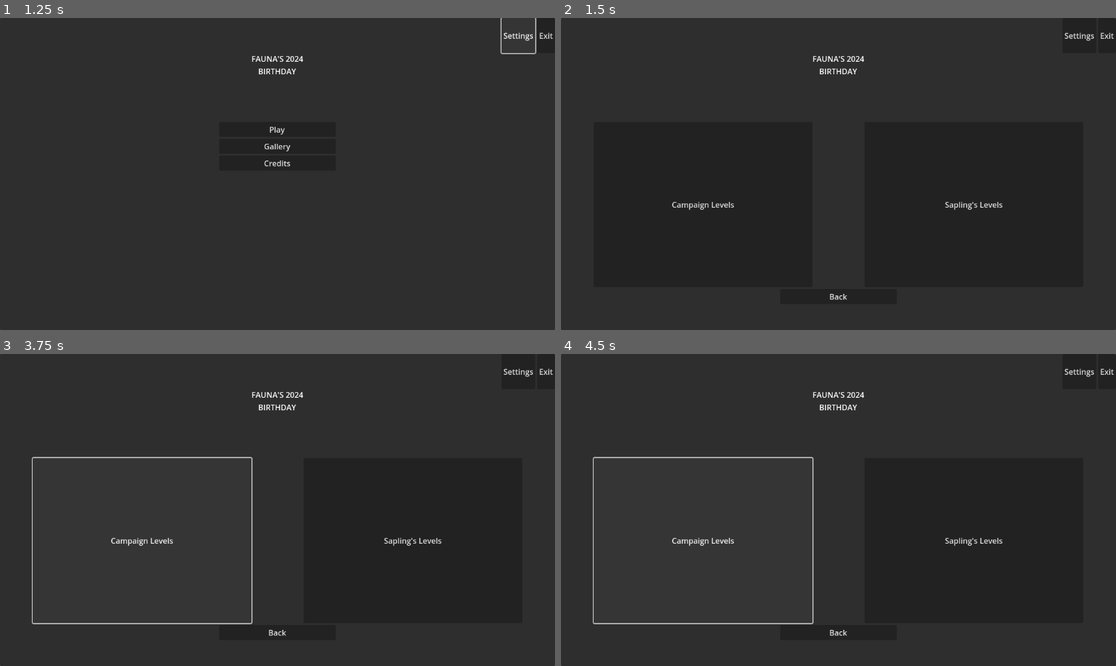
Above: before the commit, frames 1-4 (two rows, left to right).
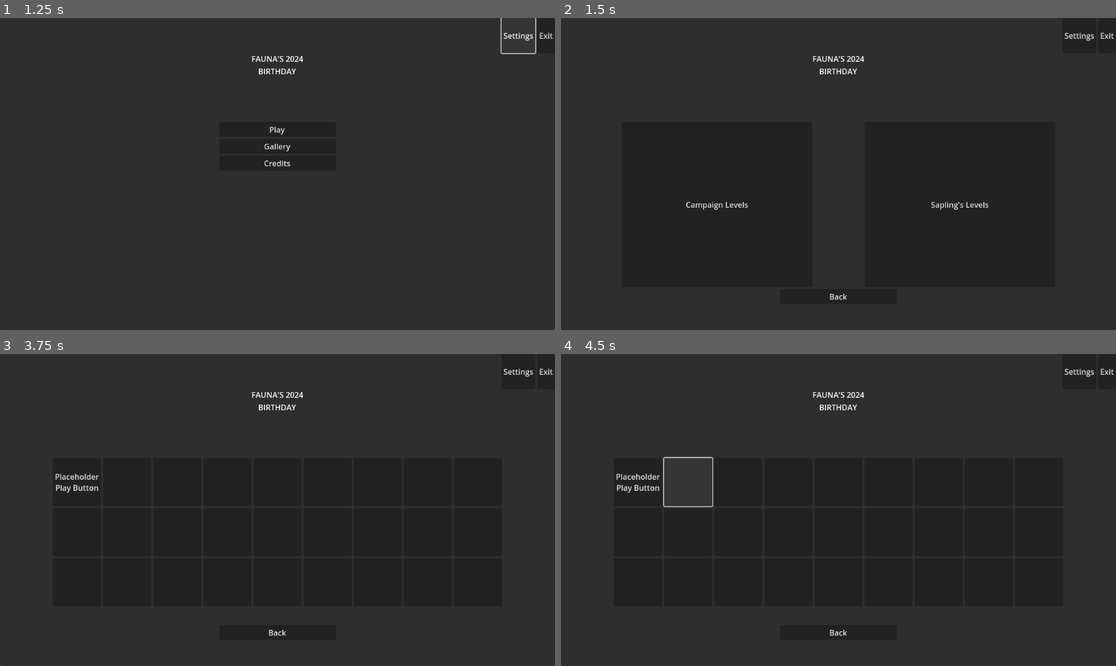
Above: after the commit, the same moments.

Repository: Saplings-Projects/Birthday-2024
Game: Godot game, scene res://MainScenes/main_menu.tscn
Two runs of this game, one before a commit and one after it. Both use one fixed random seed, a clock stepped at 60 frames per second and the inputs below.
Inputs (mouse positions are in pixels of both pictures, inside the frame that each line leads up to):
- Up to frame 1 (1.25 s): click "Settings" at 0.5 s
- Up to frame 2 (1.5 s): click "Play" at 1.25 s
- Up to frame 3 (3.75 s): click "Back" at 2 s; click "Play" at 2.75 s; click "Campaign Levels" at 3.5 s
- Up to frame 4 (4.5 s): click (688, 481) at 4.27 s

Frame 1 is identical in both runs. In frame 2, 0.3% of the frame differs, in the area x 20-80%, y 58-62%; in frame 3, 1.0%; in frame 4, 1.0%, in the area x 5-80%, y 32-87%.

Commit message:
implemented level select screen for campaign levels, connected it to campaign selection menu and play screen

Diff:
--- /dev/null
+++ b/Birthday-2024-Project/ScenePrefabs/CampaignLevelSelectMenu.tscn
@@ -0,0 +1,205 @@
+[gd_scene load_steps=2 format=3 uid="uid://lma3uuskmlpo"]
+
+[ext_resource type="Script" path="res://Scripts/UI/LevelSelectMenus/CampaignLevelsSelectMenu.gd" id="1_mlssn"]
+
+[node name="CampaignLevelSelectMenu" type="Control"]
+layout_mode = 3
+anchors_preset = 15
+anchor_right = 1.0
+anchor_bottom = 1.0
+grow_horizontal = 2
+grow_vertical = 2
+script = ExtResource("1_mlssn")
+
+[node name="Panel" type="Panel" parent="."]
+layout_mode = 1
+anchors_preset = 15
+anchor_right = 1.0
+anchor_bottom = 1.0
+grow_horizontal = 2
+grow_vertical = 2
+
+[node name="Title" type="Label" parent="Panel"]
+layout_mode = 1
+anchors_preset = 14
+anchor_top = 0.5
+anchor_right = 1.0
+anchor_bottom = 0.5
+offset_top = -251.0
+offset_bottom = -108.0
+grow_horizontal = 2
+grow_vertical = 2
+size_flags_horizontal = 4
+text = "FAUNA'S 2024
+BIRTHDAY"
+horizontal_alignment = 1
+
+[node name="Utility Buttons" type="HBoxContainer" parent="Panel"]
+layout_mode = 1
+anchors_preset = 10
+anchor_right = 1.0
+offset_bottom = 73.0
+grow_horizontal = 2
+alignment = 2
+
+[node name="Settings Button" type="Button" parent="Panel/Utility Buttons"]
+layout_mode = 2
+text = "Settings"
+
+[node name="Exit Button" type="Button" parent="Panel/Utility Buttons"]
+layout_mode = 2
+text = "Exit"
+
+[node name="All Buttons" type="VBoxContainer" parent="Panel"]
+layout_mode = 1
+anchors_preset = 7
+anchor_left = 0.5
+anchor_top = 1.0
+anchor_right = 0.5
+anchor_bottom = 1.0
+offset_left = -466.0
+offset_top = -432.0
+offset_right = 466.0
+grow_horizontal = 2
+grow_vertical = 0
+
+[node name="Campaign Level Select Buttons" type="GridContainer" parent="Panel/All Buttons"]
+layout_mode = 2
+size_flags_vertical = 3
+columns = 9
+
+[node name="Placeholder Play Button" type="Button" parent="Panel/All Buttons/Campaign Level Select Buttons"]
+custom_minimum_size = Vector2(100, 100)
+layout_mode = 2
+text = "Placeholder
+Play Button"
+
+[node name="Button2" type="Button" parent="Panel/All Buttons/Campaign Level Select Buttons"]
+custom_minimum_size = Vector2(100, 100)
+layout_mode = 2
+
+[node name="Button3" type="Button" parent="Panel/All Buttons/Campaign Level Select Buttons"]
+custom_minimum_size = Vector2(100, 100)
+layout_mode = 2
+
+[node name="Button4" type="Button" parent="Panel/All Buttons/Campaign Level Select Buttons"]
+custom_minimum_size = Vector2(100, 100)
+layout_mode = 2
+
+[node name="Button5" type="Button" parent="Panel/All Buttons/Campaign Level Select Buttons"]
+custom_minimum_size = Vector2(100, 100)
+layout_mode = 2
+
+[node name="Button6" type="Button" parent="Panel/All Buttons/Campaign Level Select Buttons"]
+custom_minimum_size = Vector2(100, 100)
+layout_mode = 2
+
+[node name="Button7" type="Button" parent="Panel/All Buttons/Campaign Level Select Buttons"]
+custom_minimum_size = Vector2(100, 100)
+layout_mode = 2
+
+[node name="Button8" type="Button" parent="Panel/All Buttons/Campaign Level Select Buttons"]
+custom_minimum_size = Vector2(100, 100)
+layout_mode = 2
+
+[node name="Button9" type="Button" parent="Panel/All Buttons/Campaign Level Select Buttons"]
+custom_minimum_size = Vector2(100, 100)
+layout_mode = 2
+
+[node name="Button10" type="Button" parent="Panel/All Buttons/Campaign Level Select Buttons"]
+custom_minimum_size = Vector2(100, 100)
+layout_mode = 2
+
+[node name="Button11" type="Button" parent="Panel/All Buttons/Campaign Level Select Buttons"]
+custom_minimum_size = Vector2(100, 100)
+layout_mode = 2
+
+[node name="Button12" type="Button" parent="Panel/All Buttons/Campaign Level Select Buttons"]
+custom_minimum_size = Vector2(100, 100)
+layout_mode = 2
+
+[node name="Button13" type="Button" parent="Panel/All Buttons/Campaign Level Select Buttons"]
+custom_minimum_size = Vector2(100, 100)
+layout_mode = 2
+
+[node name="Button14" type="Button" parent="Panel/All Buttons/Campaign Level Select Buttons"]
+custom_minimum_size = Vector2(100, 100)
+layout_mode = 2
+
+[node name="Button15" type="Button" parent="Panel/All Buttons/Campaign Level Select Buttons"]
+custom_minimum_size = Vector2(100, 100)
+layout_mode = 2
+
+[node name="Button16" type="Button" parent="Panel/All Buttons/Campaign Level Select Buttons"]
+custom_minimum_size = Vector2(100, 100)
+layout_mode = 2
+
+[node name="Button17" type="Button" parent="Panel/All Buttons/Campaign Level Select Buttons"]
+custom_minimum_size = Vector2(100, 100)
+layout_mode = 2
+
+[node name="Button18" type="Button" parent="Panel/All Buttons/Campaign Level Select Buttons"]
+custom_minimum_size = Vector2(100, 100)
+layout_mode = 2
+
+[node name="Button19" type="Button" parent="Panel/All Buttons/Campaign Level Select Buttons"]
+custom_minimum_size = Vector2(100, 100)
+layout_mode = 2
+
+[node name="Button20" type="Button" parent="Panel/All Buttons/Campaign Level Select Buttons"]
+custom_minimum_size = Vector2(100, 100)
+layout_mode = 2
+
+[node name="Button21" type="Button" parent="Panel/All Buttons/Campaign Level Select Buttons"]
+custom_minimum_size = Vector2(100, 100)
+layout_mode = 2
+
+[node name="Button22" type="Button" parent="Panel/All Buttons/Campaign Level Select Buttons"]
+custom_minimum_size = Vector2(100, 100)
+layout_mode = 2
+
+[node name="Button23" type="Button" parent="Panel/All Buttons/Campaign Level Select Buttons"]
+custom_minimum_size = Vector2(100, 100)
+layout_mode = 2
+
+[node name="Button24" type="Button" parent="Panel/All Buttons/Campaign Level Select Buttons"]
+custom_minimum_size = Vector2(100, 100)
+layout_mode = 2
+
+[node name="Button25" type="Button" parent="Panel/All Buttons/Campaign Level Select Buttons"]
+custom_minimum_size = Vector2(100, 100)
+layout_mode = 2
+
+[node name="Button26" type="Button" parent="Panel/All Buttons/Campaign Level Select Buttons"]
+custom_minimum_size = Vector2(100, 100)
+layout_mode = 2
+
+[node name="Button27" type="Button" parent="Panel/All Buttons/Campaign Level Select Buttons"]
+custom_minimum_size = Vector2(100, 100)
+layout_mode = 2
+
+[node name="Back Button Container" type="HBoxContainer" parent="Panel/All Buttons"]
+custom_minimum_size = Vector2(0, 31)
+layout_mode = 2
+
+[node name="LeftMargin" type="MarginContainer" parent="Panel/All Buttons/Back Button Container"]
+layout_mode = 2
+size_flags_horizontal = 3
+
+[node name="Back Button" type="Button" parent="Panel/All Buttons/Back Button Container"]
+custom_minimum_size = Vector2(242, 0)
+layout_mode = 2
+text = "Back"
+
+[node name="Right Margin" type="MarginContainer" parent="Panel/All Buttons/Back Button Container"]
+layout_mode = 2
+size_flags_horizontal = 3
+
+[node name="Bottom Margin" type="MarginContainer" parent="Panel/All Buttons"]
+custom_minimum_size = Vector2(0, 50)
+layout_mode = 2
+
+[connection signal="button_up" from="Panel/Utility Buttons/Settings Button" to="." method="on_settings_clicked"]
+[connection signal="button_up" from="Panel/Utility Buttons/Exit Button" to="." method="on_exit_clicked"]
+[connection signal="button_up" from="Panel/All Buttons/Campaign Level Select Buttons/Placeholder Play Button" to="." method="on_play_clicked"]
+[connection signal="button_up" from="Panel/All Buttons/Back Button Container/Back Button" to="." method="on_back_clicked"]
--- a/Birthday-2024-Project/ScenePrefabs/CampaignSelectMenu.tscn
+++ b/Birthday-2024-Project/ScenePrefabs/CampaignSelectMenu.tscn
@@ -57,9 +57,9 @@
 anchor_top = 1.0
 anchor_right = 0.5
 anchor_bottom = 1.0
-offset_left = -504.0
+offset_left = -450.0
 offset_top = -432.0
-offset_right = 504.0
+offset_right = 450.0
 grow_horizontal = 2
 grow_vertical = 0
 
@@ -86,8 +86,8 @@
 layout_mode = 2
 
 [node name="LeftMargin" type="MarginContainer" parent="Panel/All Buttons/Back Button Container"]
-custom_minimum_size = Vector2(383, 0)
 layout_mode = 2
+size_flags_horizontal = 3
 
 [node name="Back Button" type="Button" parent="Panel/All Buttons/Back Button Container"]
 custom_minimum_size = Vector2(242, 0)
@@ -95,8 +95,8 @@
 text = "Back"
 
 [node name="Right Margin" type="MarginContainer" parent="Panel/All Buttons/Back Button Container"]
-custom_minimum_size = Vector2(383, 0)
 layout_mode = 2
+size_flags_horizontal = 3
 
 [node name="Bottom Margin" type="MarginContainer" parent="Panel/All Buttons"]
 custom_minimum_size = Vector2(0, 50)
--- a/Birthday-2024-Project/ScenePrefabs/MainMenuUiManager.tscn
+++ b/Birthday-2024-Project/ScenePrefabs/MainMenuUiManager.tscn
@@ -1,14 +1,16 @@
-[gd_scene load_steps=5 format=3 uid="uid://gfva2owqvlhw"]
+[gd_scene load_steps=6 format=3 uid="uid://gfva2owqvlhw"]
 
 [ext_resource type="Script" path="res://Scripts/UI/MainMenu/MainMenuUiManager.gd" id="1_lofx7"]
 [ext_resource type="Script" path="res://Scripts/UI/MainMenu/MainMenuStartScreen.gd" id="2_n7aum"]
 [ext_resource type="PackedScene" uid="uid://4kktp1gwthbt" path="res://ScenePrefabs/CampaignSelectMenu.tscn" id="3_qksbd"]
 [ext_resource type="Script" path="res://Scripts/UI/MainMenu/States/MainMenuUiStartState.gd" id="3_vnjds"]
+[ext_resource type="PackedScene" uid="uid://lma3uuskmlpo" path="res://ScenePrefabs/CampaignLevelSelectMenu.tscn" id="4_o3atr"]
 
-[node name="MainMenuUiManager" type="CanvasLayer" node_paths=PackedStringArray("start_screen", "campaign_select", "start_state")]
+[node name="MainMenuUiManager" type="CanvasLayer" node_paths=PackedStringArray("start_screen", "campaign_select", "campaign_levels", "start_state")]
 script = ExtResource("1_lofx7")
 start_screen = NodePath("StartScreen")
 campaign_select = NodePath("CampaignSelectMenu")
+campaign_levels = NodePath("CampaignLevelSelectMenu")
 start_state = NodePath("States/MainMenuUiStartState")
 
 [node name="StartScreen" type="Control" parent="." node_paths=PackedStringArray("credits_button", "exit_button", "gallery_button", "play_button", "settings_button")]
@@ -92,6 +94,9 @@
 [node name="CampaignSelectMenu" parent="." instance=ExtResource("3_qksbd")]
 visible = false
 
+[node name="CampaignLevelSelectMenu" parent="." instance=ExtResource("4_o3atr")]
+visible = false
+
 [node name="States" type="Control" parent="."]
 layout_mode = 3
 anchors_preset = 0
@@ -104,8 +109,12 @@
 offset_bottom = 40.0
 script = ExtResource("3_vnjds")
 
-[connection signal="back_main_menu" from="CampaignSelectMenu" to="States/MainMenuUiStartState" method="_on_back_to_main_menu_clicked"]
+[connection signal="back_to_main_menu" from="CampaignSelectMenu" to="States/MainMenuUiStartState" method="_on_back_to_main_menu_clicked"]
 [connection signal="exit_game" from="CampaignSelectMenu" to="States/MainMenuUiStartState" method="_on_exit_clicked"]
 [connection signal="open_campaign_levels" from="CampaignSelectMenu" to="States/MainMenuUiStartState" method="_on_campaign_levels_clicked"]
 [connection signal="open_saplings_levels" from="CampaignSelectMenu" to="States/MainMenuUiStartState" method="_on_saplings_levels_clicked"]
 [connection signal="open_settings_window" from="CampaignSelectMenu" to="States/MainMenuUiStartState" method="_on_settings_clicked"]
+[connection signal="back_to_campaign_select_menu" from="CampaignLevelSelectMenu" to="States/MainMenuUiStartState" method="_on_back_to_campaign_select_menu_clicked"]
+[connection signal="exit_game" from="CampaignLevelSelectMenu" to="States/MainMenuUiStartState" method="_on_exit_clicked"]
+[connection signal="open_settings_window" from="CampaignLevelSelectMenu" to="States/MainMenuUiStartState" method="_on_settings_clicked"]
+[connection signal="play" from="CampaignLevelSelectMenu" to="States/MainMenuUiStartState" method="_on_level_selected"]
--- /dev/null
+++ b/Birthday-2024-Project/Scripts/UI/LevelSelectMenus/CampaignLevelsSelectMenu.gd
@@ -0,0 +1,24 @@
+class_name CampaignLevelsSelectMenu
+extends Control
+
+
+signal back_to_campaign_select_menu
+signal exit_game
+signal open_settings_window
+signal play
+
+
+func on_back_clicked():
+	back_to_campaign_select_menu.emit()
+
+
+func on_exit_clicked():
+	exit_game.emit()
+
+
+func on_settings_clicked():
+	open_settings_window.emit()
+
+
+func on_play_clicked():
+	play.emit()
--- a/Birthday-2024-Project/Scripts/UI/LevelSelectMenus/CampaignSelectMenu.gd
+++ b/Birthday-2024-Project/Scripts/UI/LevelSelectMenus/CampaignSelectMenu.gd
@@ -2,7 +2,7 @@
 extends Control
 
 
-signal back_main_menu
+signal back_to_main_menu
 signal exit_game
 signal open_settings_window
 signal open_campaign_levels
@@ -10,7 +10,7 @@
 
 
 func on_back_clicked():
-	back_main_menu.emit()
+	back_to_main_menu.emit()
 
 
 func on_exit_clicked():
--- a/Birthday-2024-Project/Scripts/UI/MainMenu/MainMenuUiManager.gd
+++ b/Birthday-2024-Project/Scripts/UI/MainMenu/MainMenuUiManager.gd
@@ -7,6 +7,7 @@
 @export_group("Screens")
 @export var start_screen: MainMenuStartScreen
 @export var campaign_select: CampaignSelectMenu
+@export var campaign_levels: CampaignLevelsSelectMenu
 
 @export_group("States")
 @export var start_state: MainMenuUiStartState
@@ -35,10 +36,15 @@
 	campaign_select.show()
 
 
+func show_campaign_levels():
+	_disable_all_screans()
+	campaign_levels.show()
+
+
 func _disable_all_screans():
 	start_screen.hide()
 	campaign_select.hide()
-
+	campaign_levels.hide()
 
 
 func _switch_state(state: MainMenuUiState):
--- a/Birthday-2024-Project/Scripts/UI/MainMenu/States/MainMenuUiStartState.gd
+++ b/Birthday-2024-Project/Scripts/UI/MainMenu/States/MainMenuUiStartState.gd
@@ -19,7 +19,6 @@
 
 func _on_play_clicked():
 	_ui_manager.show_campaign_select()
-	#_state.play()
 
 
 func _on_settings_clicked():
@@ -28,7 +27,7 @@
 
 
 func _on_campaign_levels_clicked():
-	print("_on_campaign_levels_clicked is not implemented in MainMenuUiStartState")
+	_ui_manager.show_campaign_levels()
 
 
 func _on_saplings_levels_clicked():
@@ -37,6 +36,14 @@
 
 func _on_back_to_main_menu_clicked():
 	_ui_manager.show_start_screen()
+
+
+func _on_back_to_campaign_select_menu_clicked():
+	_ui_manager.show_campaign_select()
+
+
+func _on_level_selected():
+	_state.play()
 
 
 #region MainMenuUiState
